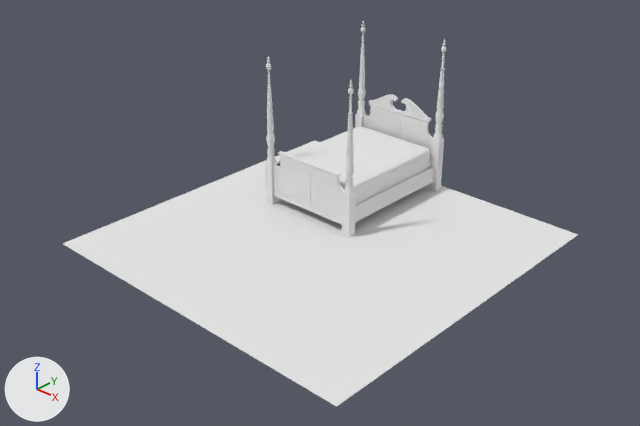
The Blender file Assets/models/bedroom02/bedroom02.blend: old version first, new version second.
Rendered twice from a 50 mm lens placed at (21.7, -23.5, 17.5), pointed at (0.8, -1.1, 1.9). The axes (+X, +Y, +Z) are drawn at lower left. The lights are the same throughout.

Names of what the first picture shows: 'Cube.004', 'Cube.006', 'Icosphere.004', 'base', 'floor', 'leg_front_right', 'mattress', 'mattress.001'.
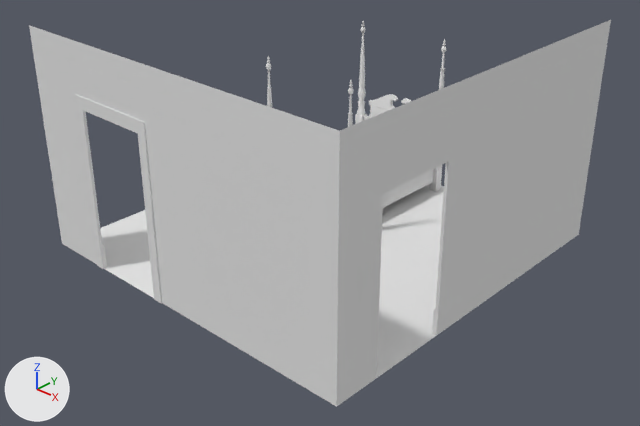
What the commit changed:
Object 'wall_e' (ob_wall_e) is now shown.
Object 'top_trim.003' (ob_top_trim_003) is now shown.
Object 'wall_s' (ob_wall_s) is now shown.
Object 'top_trim.000' (ob_top_trim_000) is now shown.
Object 'doorway' (ob_doorway) is now shown.
Object 'doorway.001' (ob_doorway_001) is new; it shows a copy of the mesh of ob_doorway.
Its location is (-3.0, -7.54, 3.5).
Its rotation in degrees is (0, 0, -90).
Its scale is (0.0579, 2.0, 3.5).

Boxes [x1, y1, x2, y2] around the edits, measured in the pictures (640 x 426 px):
'wall_s', shown: after [29, 25, 340, 407]
'wall_e', shown: after [337, 20, 611, 406]
'top_trim.000', shown: after [33, 48, 339, 183]
'top_trim.003', shown: after [339, 42, 608, 183]
'doorway.001', added: after [74, 94, 162, 303]
'doorway', shown: after [376, 161, 449, 378]
'floor', unchanged, covered by the edit: before [63, 140, 578, 407]; after [100, 184, 444, 378]
'mattress.001', unchanged, covered by the edit: before [294, 128, 423, 181]
'Cube.006', unchanged, covered by the edit: before [273, 155, 343, 221]
'mattress', unchanged, covered by the edit: before [291, 127, 430, 198]
